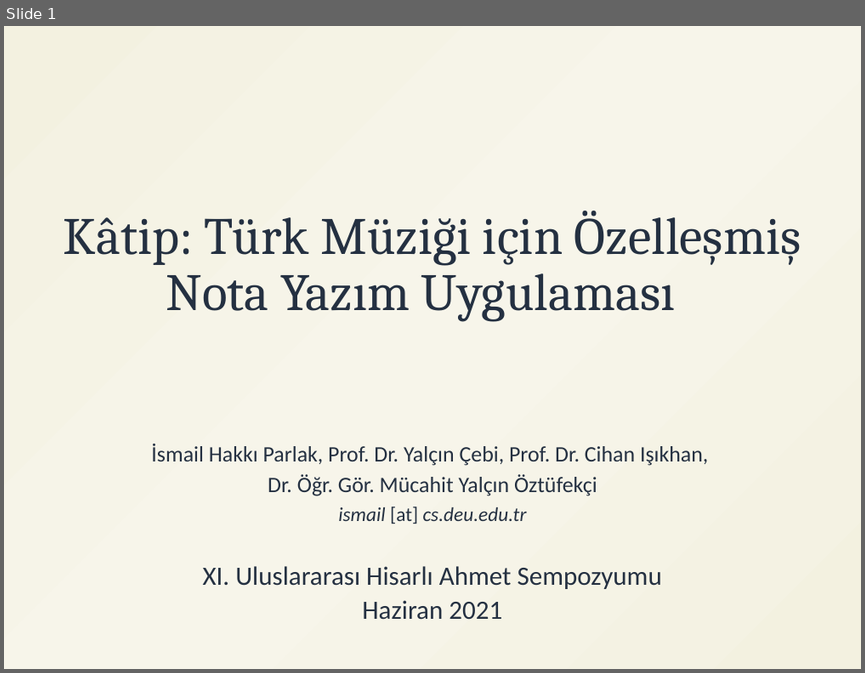
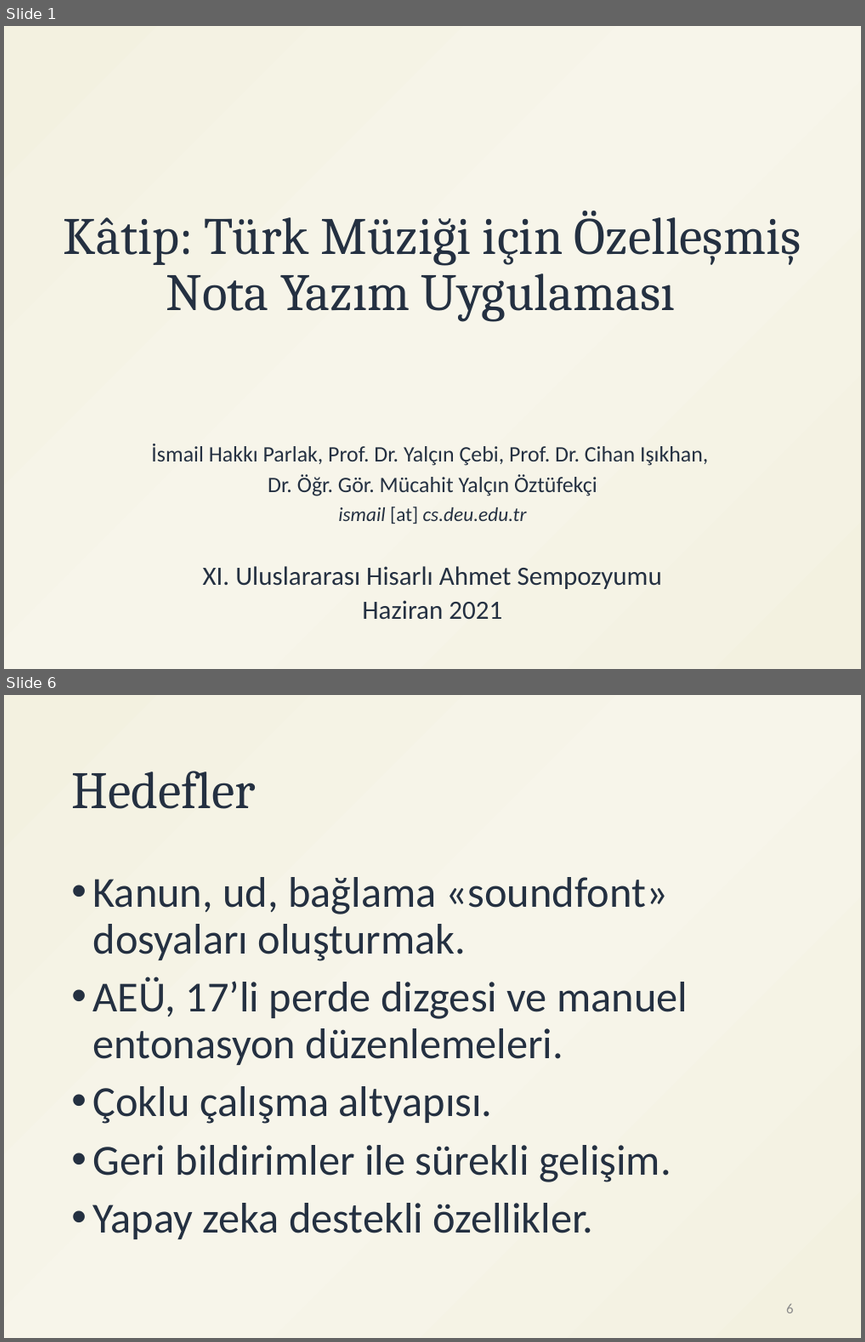
Before and after one commit to ihpar/katip, a slide deck: assets/Katip.pptx. Shown one above the other, each under a label of ours: slide 1 before the commit, slides 1 and 6 after it; the slides between them are not shown. The pictures are 865x673 and 865x1342 pixels, drawn with LibreOffice and Linux fonts; fonts in the diff are those of the drawing. Boxes give left, top, right and bottom in pixels: in the first picture for what was removed or moved away, otherwise in the second. Text is boxed around its words. In the diff, an @@ line names an element or a change of style, - is before the commit and + after.

```diff
--- a/assets/Katip.pptx
+++ b/assets/Katip.pptx
@@ slide 6 added at (4, 695, 861, 1338), background gradient #F3F1E0 to #F7F5EA @@
@@ title added at (71, 771, 256, 809), 44 pt, text #243041 @@
+Hedefler
@@ text added at (93, 877, 687, 1239), 36 pt, text #243041 @@
+• Kanun, ud, bağlama «soundfont» dosyaları oluşturmak.
+• AEÜ, 17’li perde dizgesi ve manuel entonasyon düzenlemeleri.
+• Çoklu çalışma altyapısı.
+• Geri bildirimler ile sürekli gelişim.
+• Yapay zeka destekli özellikler.
@@ page number added at (786, 1304, 793, 1313), 12 pt, text #8C8C8C @@
+6
```
Also in this commit, not shown: 2 slides changed, 3 other slides added, 1 slide removed, 1 other file.
